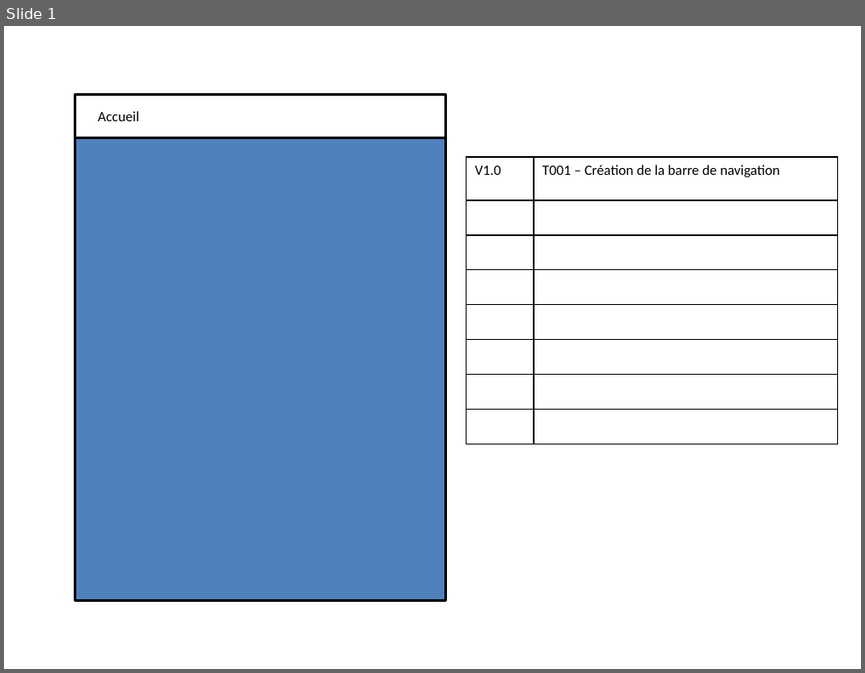
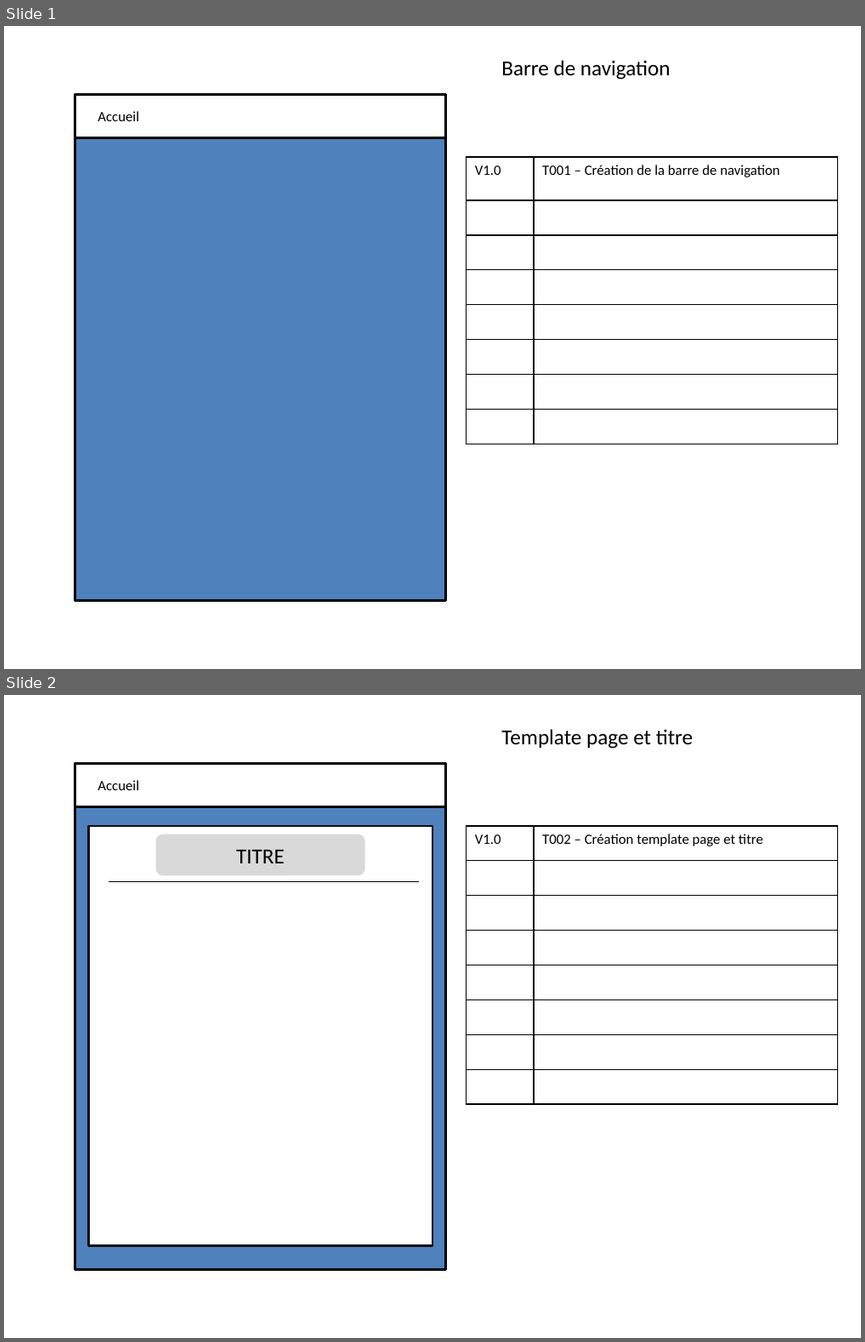
Before and after one commit to marie-aure/elba-backend, a slide deck: src/main/resources/mq.pptx. Shown one above the other, each under a label of ours: slide 1 before the commit, slides 1 and 2 after it. The pictures are 865x673 and 865x1342 pixels, drawn with LibreOffice and Linux fonts; fonts in the diff are those of the drawing. Boxes give left, top, right and bottom in pixels: in the first picture for what was removed or moved away, otherwise in the second. Text is boxed around its words. In the diff, an @@ line names an element or a change of style, - is before the commit and + after.

```diff
--- a/src/main/resources/mq.pptx
+++ b/src/main/resources/mq.pptx
@@ slide 2 added at bbox=[4, 695, 861, 1338], background #FFFFFF @@
@@ text added at bbox=[501, 729, 692, 749], 18 pt, text #000000 @@
+Template page et titre
@@ table added at bbox=[466, 826, 837, 1104], 8 rows, 2 columns @@
+V1.0 | T002 – Création template page et titre
+ | 
+ | 
+ | 
+ | 
+ | 
+ | 
+ | 
@@ group added at bbox=[75, 764, 446, 1270]: 3 rectangles, 1 text, 1 rounded rectangle, 1 line @@
+Accueil
+TITRE
@@ slide 1 changed as well @@
@@ text added at bbox=[501, 60, 670, 80], 18 pt, text #000000 @@
+Barre de navigation
```
Also in this commit, not shown: 1 other slide added, 7 other files.
